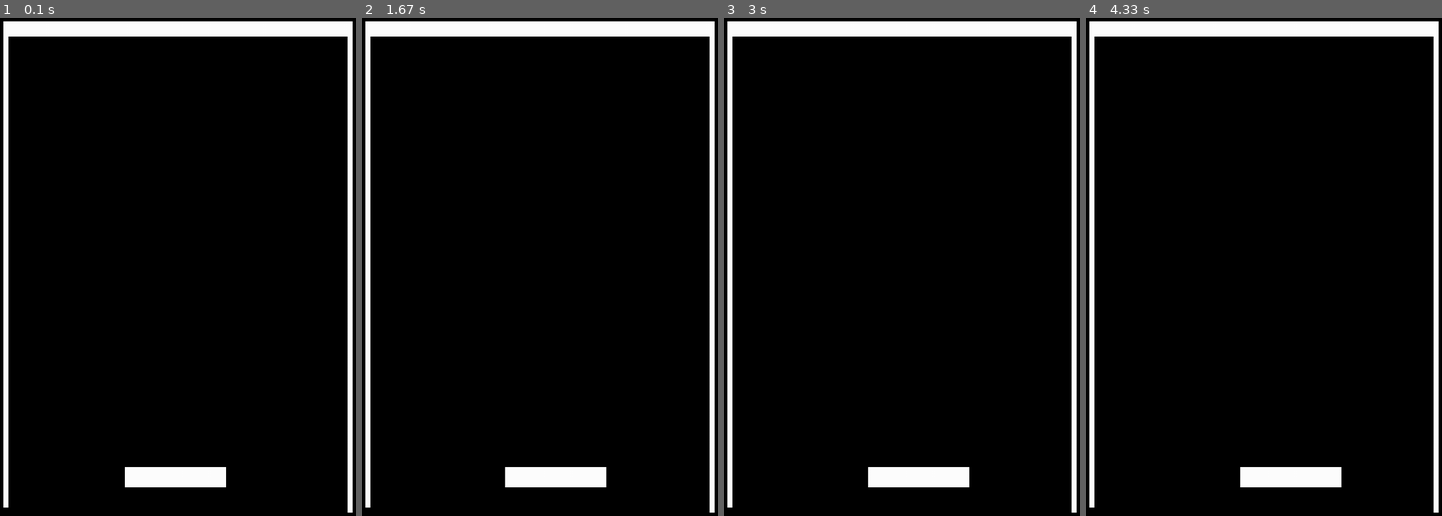
Above: before the commit, frames 1-4 (left to right).
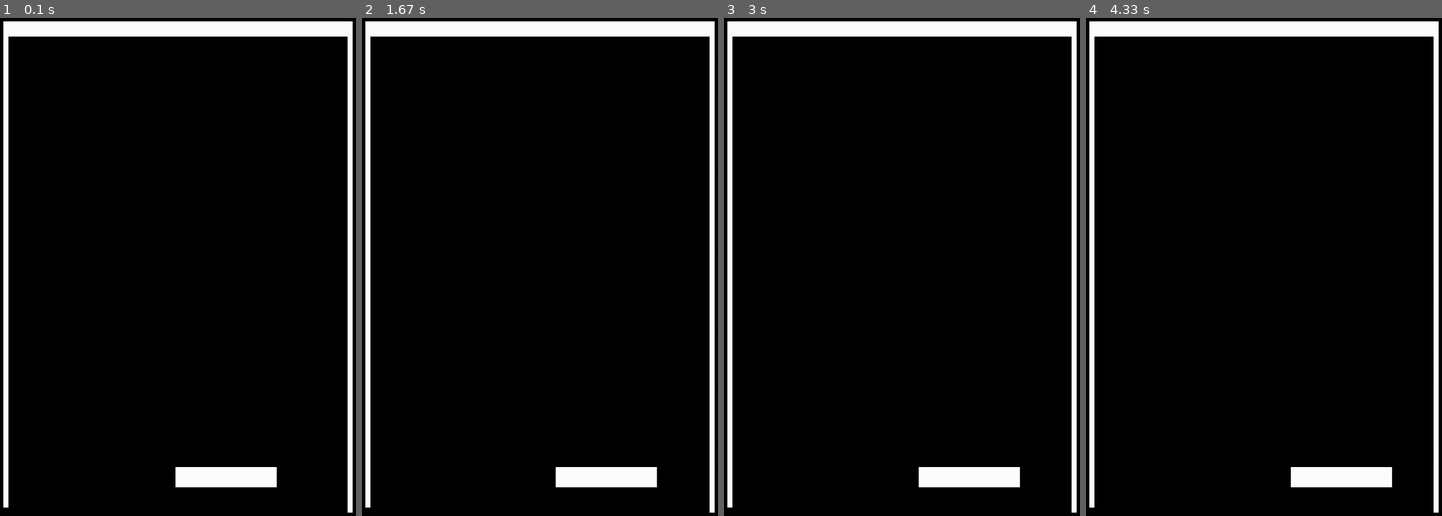
Above: after the commit, the same moments.

Repository: PSFREITASUEA/breakoutpygame
Game: pygame game, started from main.py
Same seed, same stepped clock (60 frames per second), same inputs: the game is played once before the commit and once after it.
Inputs:
- Up to frame 1 (0.1 s): no input
- Up to frame 2 (1.67 s): hold D 0.33-0.8 s; hold D 0.83-1.3 s; hold A from 1.33 s (still down)
- Up to frame 3 (3 s): release A at 1.87 s; hold A 1.9-2.3 s; hold D 2.33-2.97 s
- Up to frame 4 (4.33 s): hold A 3-3.47 s; hold D 3.5-3.97 s; hold D from 4 s (still down)

The runs differ from the first frame. In frame 1, 1.2% of the frame differs, in the area x 35-78%, y 90-95%; in frame 2, 1.2%, in the area x 40-83%, y 90-95%; in frame 3, 1.2%; in frame 4, 1.2%.

Commit message:
#Fix: Fix paddle render function

Diff:
--- a/Player.py
+++ b/Player.py
@@ -10,7 +10,7 @@
         self.is_going_right = False
 
     def render(self, screen: pygame.surface):
-        screen.blit(self.image, (self.rect.x - self.rect.width / 2, self.rect.y))
+        screen.blit(self.image, (self.rect.x, self.rect.y))
 
     def move(self, left_limit, right_limit):
         if self.is_going_left:
